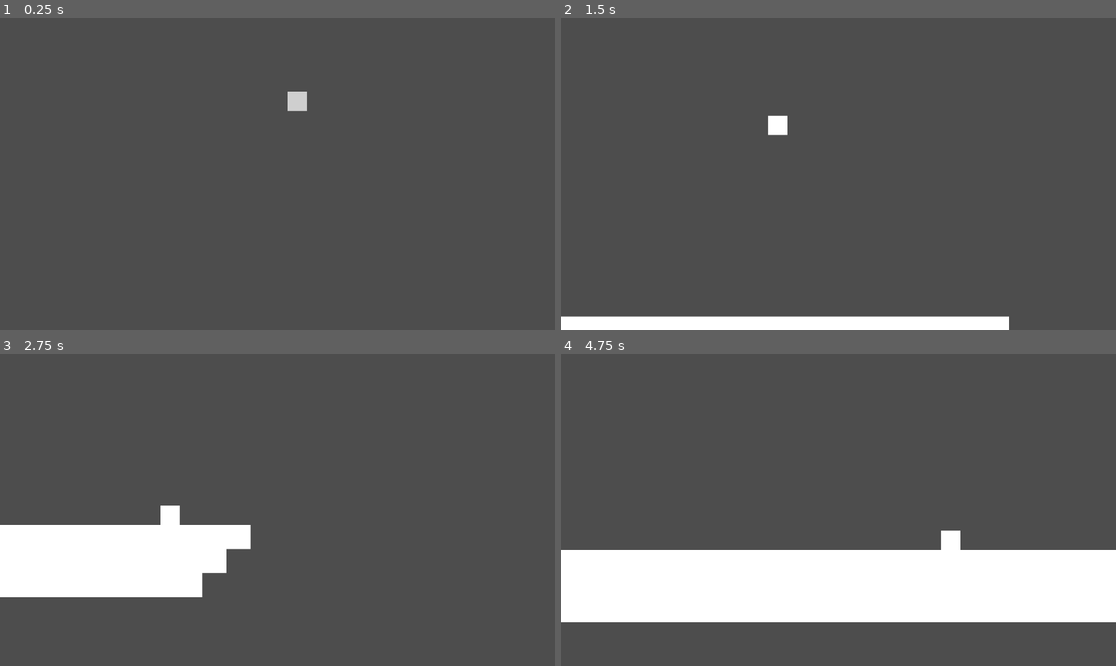
Above: before the commit, frames 1-4 (two rows, left to right).
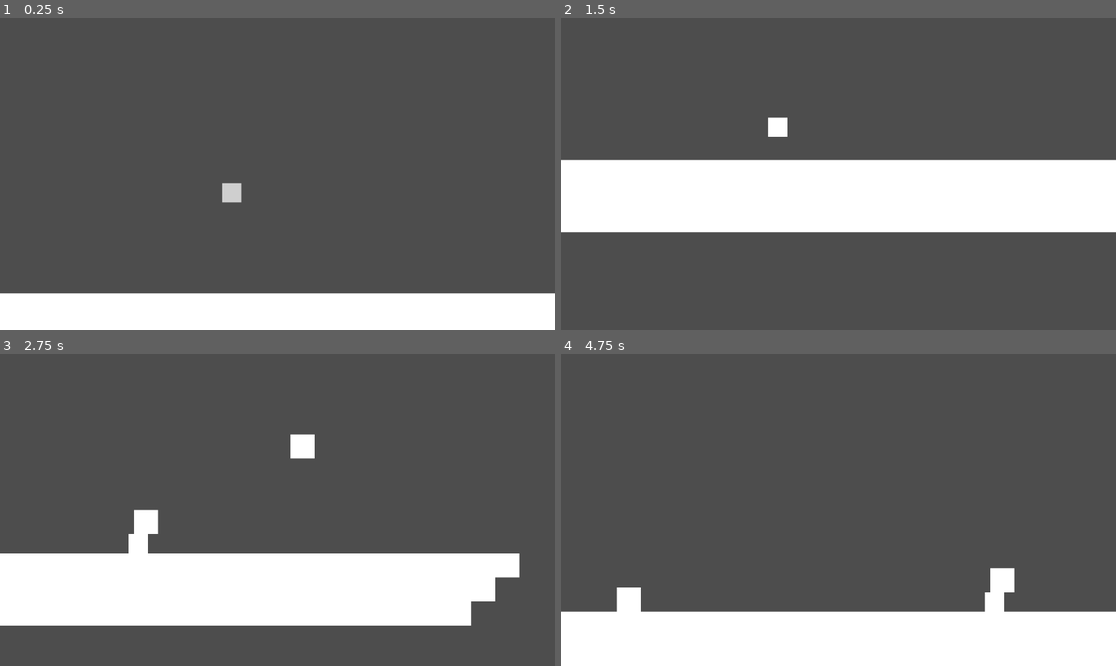
Above: after the commit, the same moments.

Repository: itsMapleLeaf/tfbg
Game: Godot game, scene res://game.tscn
Same seed, same stepped clock (60 frames per second), same inputs: the game is played once before the commit and once after it.
Inputs:
- Up to frame 1 (0.25 s): no input
- Up to frame 2 (1.5 s): hold Right (right) 0.53-1.28 s; tap Z (jump) at 0.77 s; hold Down (down) from 1.28 s (still down)
- Up to frame 3 (2.75 s): tap Z (jump) at 1.52 s; release Down (down) at 2.03 s; hold Right (right) from 2.03 s (still down)
- Up to frame 4 (4.75 s): release Right (right) at 2.78 s; hold Up (up) 2.78-3.53 s; tap Z (jump) at 3.02, 3.77, 4.52 s; hold Left (left) from 3.53 s (still down)

The runs differ from the first frame. In frame 1, 12% of the frame differs, in the area x 0-100%, y 23-100%; in frame 2, 27%; in frame 3, 20%; in frame 4, 33%, in the area x 0-100%, y 56-100%.

Commit message:
blocks are falling lol

Diff:
--- /dev/null
+++ b/falling_block.gd
@@ -0,0 +1,13 @@
+extends CharacterBody2D
+
+const GRAVITY := 300
+
+var life := 12.0
+
+func _process(delta: float):
+	velocity.y += GRAVITY * delta
+	move_and_slide()
+
+	life -= delta
+	if life <= 0:
+		queue_free()
--- /dev/null
+++ b/falling_block.tscn
@@ -0,0 +1,9 @@
+[gd_scene load_steps=3 format=3 uid="uid://cx6cvpvgqdoqi"]
+
+[ext_resource type="Script" path="res://falling_block.gd" id="1_6bfqv"]
+[ext_resource type="PackedScene" uid="uid://c3govpjuh67lw" path="res://block_shape.tscn" id="2_6q2cy"]
+
+[node name="FallingBlock" type="CharacterBody2D"]
+script = ExtResource("1_6bfqv")
+
+[node name="Shape" parent="." instance=ExtResource("2_6q2cy")]
--- a/game.gd
+++ b/game.gd
@@ -8,6 +8,7 @@
 var map_block_scene := preload("res://map_block.tscn")
 var player_scene := preload("res://player.tscn")
 var camera_scene := preload("res://game_camera.tscn")
+var falling_block_scene := preload("res://falling_block.tscn")
 
 @onready var player := player_scene.instantiate() as Player
 
@@ -23,6 +24,8 @@
 
 	player.respawn(_get_player_spawn_position())
 
+	_spawn_falling_blocks()
+
 func _create_map_blocks():
 	for i in 3:
 		var block := map_block_scene.instantiate() as StaticBody2D
@@ -33,11 +36,11 @@
 func _create_player():
 	player.respawn(_get_player_spawn_position())
 
+func _get_map_spawn_x_position() -> float:
+	return randi_range(0, MAP_PLATFORM_WIDTH_BLOCKS) - MAP_PLATFORM_WIDTH_BLOCKS / 2
+
 func _get_player_spawn_position() -> Vector2:
-	return Vector2(
-		randi_range(0, MAP_PLATFORM_WIDTH_BLOCKS) - MAP_PLATFORM_WIDTH_BLOCKS / 2,
-		-BLOCK_SPAWN_HEIGHT_BLOCKS
-	) * Globals.BLOCK_SIZE_PIXELS
+	return Vector2(_get_map_spawn_x_position(), -PLAYER_SPAWN_HEIGHT_BLOCKS) * Globals.BLOCK_SIZE_PIXELS
 
 func _process(delta: float):
 	if player.global_position.y >= PLAYER_FALLOUT_DEPTH && player.is_alive:
@@ -47,3 +50,11 @@
 	player.kill()
 	await get_tree().create_timer(2).timeout
 	player.respawn(_get_player_spawn_position())
+
+
+func _spawn_falling_blocks():
+	while true:
+		var block := falling_block_scene.instantiate() as CharacterBody2D
+		block.position = Vector2(_get_map_spawn_x_position(), -BLOCK_SPAWN_HEIGHT_BLOCKS) * Globals.BLOCK_SIZE_PIXELS
+		add_child(block)
+		await get_tree().create_timer(0.5).timeout
--- a/game_camera.gd
+++ b/game_camera.gd
@@ -13,10 +13,6 @@
 var target_zoom := Vector2(1, 1)
 
 func _process(delta: float):
-	print(player)
-
-	if not player: return
-
 	if player.is_alive:
 		target_position = \
 			player.global_position + \
